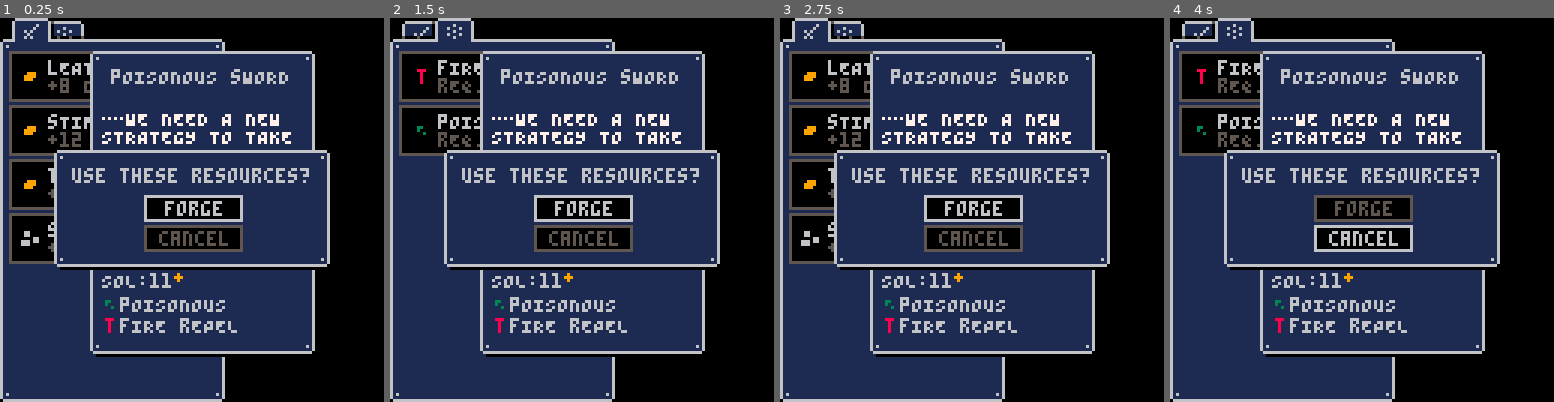
Above: before the commit, frames 1-4 (left to right).
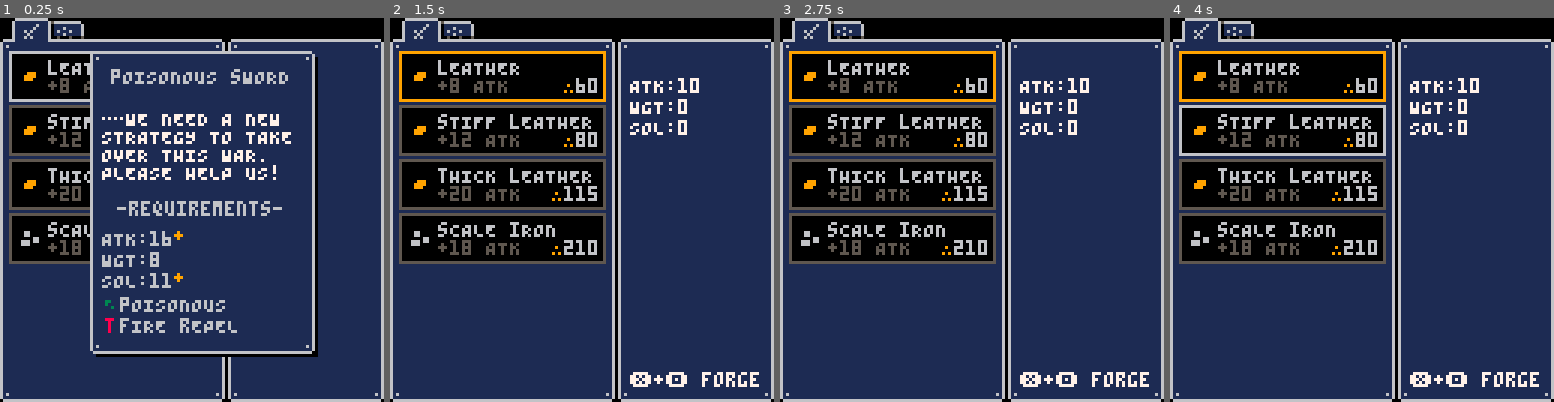
Above: after the commit, the same moments.

Repository: aureliendossantos/blade
Game: PICO-8 cartridge blade.p8
Same seed, same stepped clock (60 frames per second), same inputs: the game is played once before the commit and once after it.
Inputs:
- Up to frame 1 (0.25 s): no input
- Up to frame 2 (1.5 s): tap X (X key) at 0.33, 1.07 s; tap O (Z key) at 0.7 s
- Up to frame 3 (2.75 s): hold Right 1.6-2.1 s; tap O (Z key) at 1.7, 2.1, 2.5 s; tap X (X key) at 1.85 s; hold Up 2.15-2.42 s; hold Right from 2.47 s (still down)
- Up to frame 4 (4 s): tap O (Z key) at 2.9, 3.3, 3.7 s; tap X (X key) at 2.97 s; release Right at 3.03 s; hold Left 3.08-3.58 s; hold Down 3.63-3.97 s

The runs differ from the first frame. In frame 1, 30% of the frame differs, in the area x 2-100%, y 5-100%; in frame 2, 51%; in frame 3, 47%; in frame 4, 51%, in the area x 2-100%, y 0-100%.

Commit message:
avancement

Diff:
--- a/blade.p8
+++ b/blade.p8
@@ -5,36 +5,100 @@
  t,f=true,false
  tab=true
  cur_qu=1
- create_popup(
- "use these resources?","forge",
- "cancel")
+ phase="quest"
+ mat_index,enc_index=1,1
+ chosen_mat,chosen_enc=0,0
  init_database()
  init_mat_win()
+ init_wep_win()
  init_qu_win()
 end
 
 function _update60()
+ --choix de l'index
+ local index,max_index=0,0
+ if popup then
+ 	index=popup.index
+ 	max_index=#popup.choices
+ elseif phase=="materials" then
+  if tab then
+	  index=mat_index
+	  max_index=#materials
+	 else
+	  index=enc_index
+	  max_index=#enchants
+	 end
+ end
+ --deplacement index
 	if btnp(⬆️) then
-		if popup then
-			popup.index=max(1,
-			popup.index-1)
-		end
+	 index=max(1,index-1)
 	end
 	if btnp(⬇️) then
-		if popup then
-			popup.index=min(
-			popup.index+1,#popup.choices)
+		index=min(index+1,max_index)
+	end
+	if popup then
+ 	popup.index=index
+ elseif phase=="materials" then
+  if tab then
+	  mat_index=index
+	 else
+	  enc_index=index
+	 end
+ end
+	---
+	if chosen_mat!=0 then
+		can_forge=true
+	else
+	 can_forge=false
+	end
+	if btn(❎) and btn(🅾️)
+	and phase=="materials"
+	and can_forge then
+		create_popup(
+	 "use these resources?","forge",
+	 "cancel")
+	end
+	if btnp(❎) then
+		if phase=="quest" then
+			phase="materials"
+		elseif phase=="materials" then
+			if tab then
+			 chosen_mat=mat_index
+			elseif chosen_mat!=0 then
+				chosen_enc=enc_index
+			end
 		end
 	end
 	if btnp(🅾️) then
-		tab=not tab
-	end
+		if phase=="materials"
+		and not tab then
+			chosen_enc=0
+		end
+	end
+	if btnp(⬅️) or btnp(➡️) then
+		if phase=="materials" then
+			tab=not tab
+		end
+	end
+	--update weapon stats
+	local atk,wgt,sol=0,0,0
+	if chosen_mat!=0 then
+		atk+=materials[chosen_mat].atk
+	end
+	cur_wep.atk,cur_wep.wgt,
+	cur_wep.sol=atk,wgt,sol
 end
 
 function _draw()
  cls()
  draw_mat_win()
- draw_qu_win()
+ draw_wep_win()
+ if phase=="quest" then
+  draw_qu_win()
+	end
+	if can_forge then
+		print("❎+🅾️ forge",80,118,7)
+	end
 	draw_popup()
 end
 -->8
@@ -112,20 +176,34 @@
 	mat_win={x=0,y=7,w=75,h=121}
 end
 
+function init_wep_win()
+	wep_win={x=76,y=7,w=52,h=121}
+end
+
 function draw_mat_win()
 	draw_win_bg(mat_win)
 	spr(tab and 48 or 51,4,0,3,1)
 	local c=materials
+	local index=mat_index
+	local chosen=chosen_mat
 	if not tab then
 	 c=enchants
+	 index=enc_index
+	 chosen=chosen_enc
 	end
 	for i=1,#c do
 	 local w=68
 		local h=16
 		local x=3
 		local y=11+(i-1)*(h+2)
+		local col=5
+		if chosen==i then
+			col=9
+		elseif index==i then
+		 col=6
+		end
 		rectfill(x,y,x+w,y+h,0)
-	 rect(x,y,x+w,y+h,5)
+	 rect(x,y,x+w,y+h,col)
 	 spr(c[i].icon,x+3,y+4)
 	 print(c[i].t1,x+13,y+3,6)
 	 print(c[i].t2,x+13,y+9,5)
@@ -134,6 +212,20 @@
 	 print(g,gx-1,y+9,6)
 	 spr(54,gx-6,y+7)
 	end
+end
+
+function draw_wep_win()
+	draw_win_bg(wep_win)
+	local x=80
+	local y=20
+	print("ATK:"..cur_wep.atk,
+	x,y,7)
+	y+=7
+	print("WGT:"..cur_wep.wgt,
+	x,y,7)
+	y+=7
+	print("SOL:"..cur_wep.sol,
+	x,y,7)
 end
 
 ---------
@@ -155,21 +247,34 @@
 	local s="-requirements-"
 	print(s,x-4+w/2-#s*2,y+30,6)
 	y+=40
-	s="ATK:14"
+	s="ATK:"..q.atk
 	print(s,x,y,6)
-	spr(55,x+#s*4,y)
+	if q.atk_bonus then
+		spr(55,x+#s*4,y)
+	end
 	y+=7
-	print("WGT:8",x,y,6)
+	s="WGT:"..q.wgt
+	print(s,x,y,6)
+	if q.wgt_bonus then
+		spr(55,x+#s*4,y)
+	end
 	y+=7
-	s="SOL:11"
+	s="SOL:"..q.sol
 	print(s,x,y,6)
-	spr(55,x+#s*4,y)
+	if q.sol_bonus then
+		spr(55,x+#s*4,y)
+	end
 	y+=8
-	spr(4,x-2,y-2)
-	print("pOISONOUS",x+6,y,6)
-	y+=7
-	spr(3,x-2,y-2)
-	print("fIRE rEPEL",x+6,y,6)
+	if q.poison then
+		spr(4,x-2,y-2)
+		print("pOISONOUS",x+6,y,6)
+		y+=7
+	end
+	if q.fire then
+		spr(3,x-2,y-2)
+		print("fIRE rEPEL",x+6,y,6)
+		y+=7
+	end
 end
 -->8
 --database
@@ -178,25 +283,29 @@
 	materials={
 	 {
 	  t1="lEATHER",
-	  t2="+8 DEF",
+	  t2="+8 ATK",
+	  atk=10,wgt=5,sol=6,
 	  g=60,
 	  icon=1
 	 },
 	 {
 	  t1="sTIFF lEATHER",
-	  t2="+12 DEF",
+	  t2="+12 ATK",
+	  atk=12,wgt=5,sol=6,
 	  g=80,
 	  icon=1
 	 },
 	 {
 	  t1="tHICK lEATHER",
-	  t2="+20 DEF",
+	  t2="+20 ATK",
+	  atk=20,wgt=5,sol=6,
 	  g=115,
 	  icon=1
 	 },
 	 {
 	  t1="sCALE iRON",
 	  t2="+18 ATK",
+	  atk=18,wgt=12,sol=18,
 	  g=210,
 	  icon=2
 	 }
@@ -215,6 +324,7 @@
 	  icon=4
 	 }
 	}
+	cur_wep={atk=0,wgt=0,sol=0}
 	quests={
 	 {
 	  t1="pOISONOUS sWORD",
@@ -223,8 +333,11 @@
 STRATEGY TO TAKE
 OVER THIS WAR.
 PLEASE HELP US!]],
-	  atk=16,
-	  poison=true
+	  atk=16,atk_bonus=true,
+	  wgt=8,
+	  sol=11,sol_bonus=true,
+	  poison=true,
+	  fire=true
 	 }
 	}
 end
